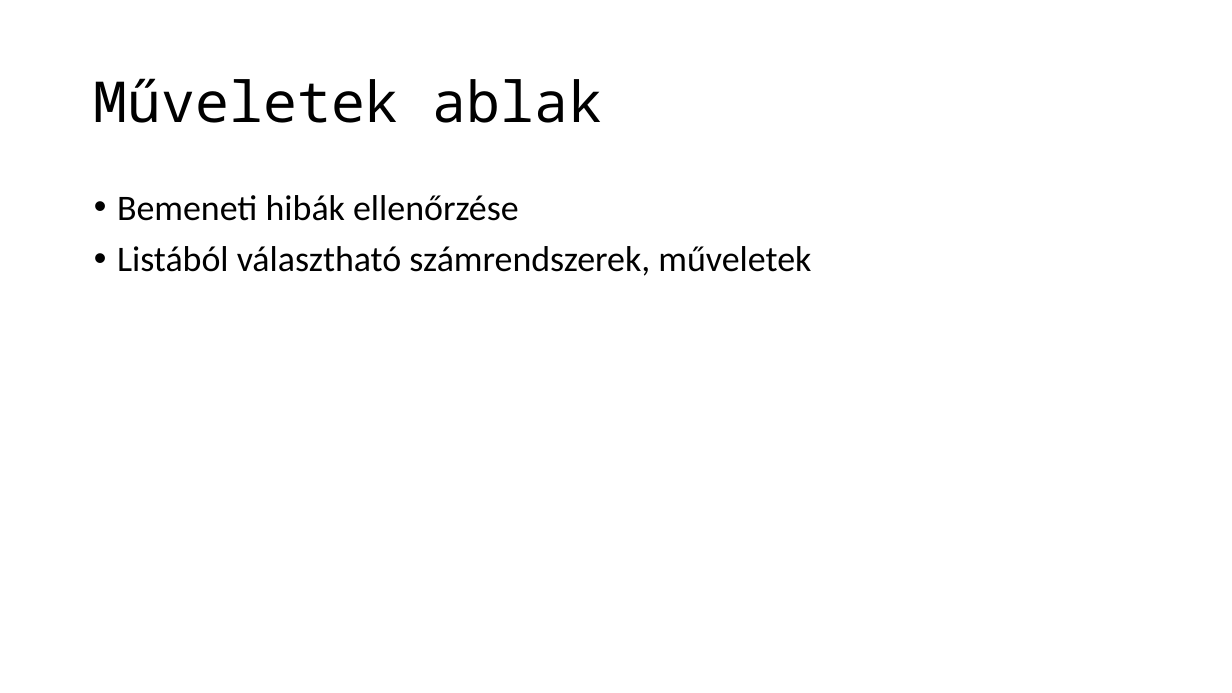
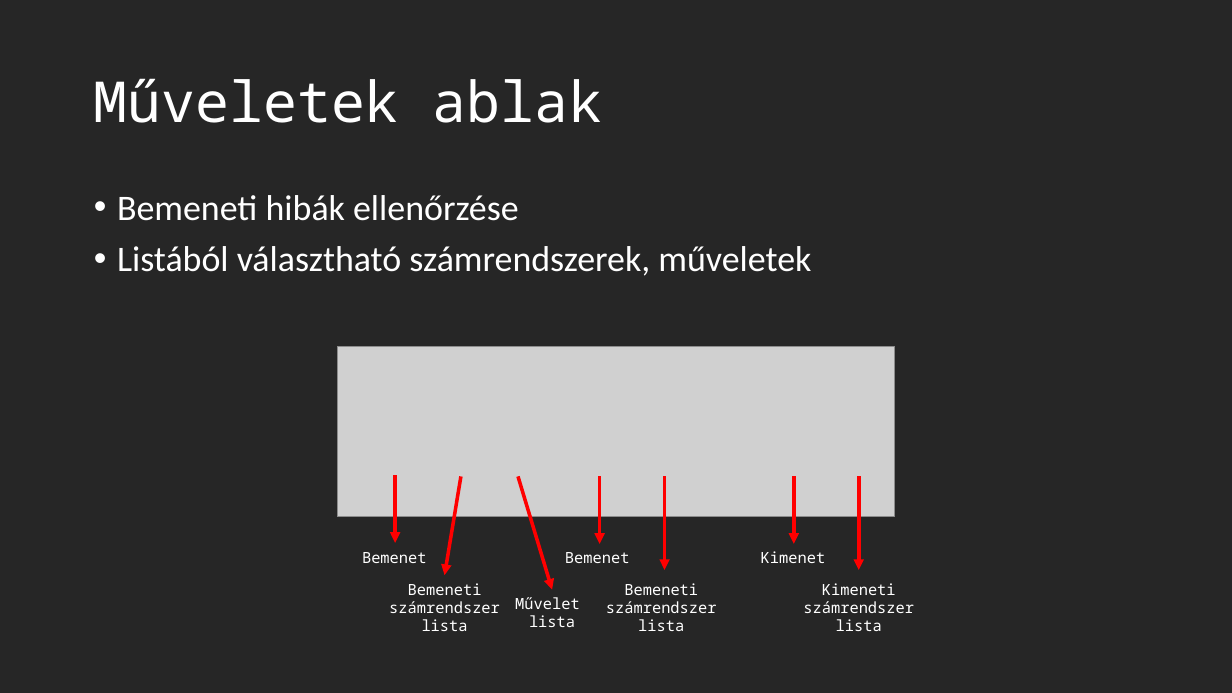
Before and after one commit to azigazibarni/2023-24-Projekt-I., a slide deck: slide 4 of documents/projektmunka.pptx. Drawn at 1232x693 pixels with LibreOffice and Linux fonts; fonts in the diff are those of the drawing; grey boxes stand for pictures. Boxes give left, top, right and bottom in pixels: in the first picture for what was removed or moved away, otherwise in the second. Text is boxed around its words. In the diff, an @@ line names an element or a change of style, - is before the commit and + after.

Commit message:
ppt update

```diff
--- a/documents/projektmunka.pptx
+++ b/documents/projektmunka.pptx
@@ background #FFFFFF to #262626 @@
@@ title "Műveletek ablak" at <box>94,78,602,123</box>: text colour #000000 to #FFFFFF @@
@@ text "Bemeneti hibák ellenőrzése" at <box>117,195,811,276</box>: text colour #000000 to #FFFFFF @@
@@ group added at <box>337,347,914,631</box>: 7 arrows, 7 texts, 1 picture @@
+Bemenet
+Bemenet
+Kimenet
+Bemeneti számrendszer lista
+Művelet
+lista
+Bemeneti számrendszer lista
+Kimeneti számrendszer lista
```
Also in this commit, not shown: 3 other slides changed, 2 slides added.
